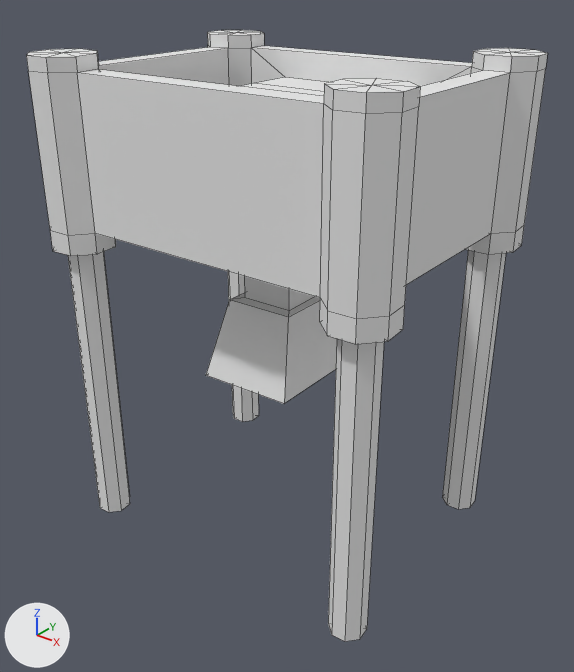
Two versions of the OBJ model Assets/hydro_press_top.obj, one commit apart.
Camera for both pictures: a 50 mm camera at (12.13, -15.17, 5.86) aimed at (0.21, -0.27, -3.37). Every picture has the same lights, and +X, +Y and +Z are marked at lower left. Mesh edges are drawn as thin lines. Where no turn or scale is listed for an object, it has been applied to the vertices.

Names of what the first picture shows: 'hydro_press_top'.
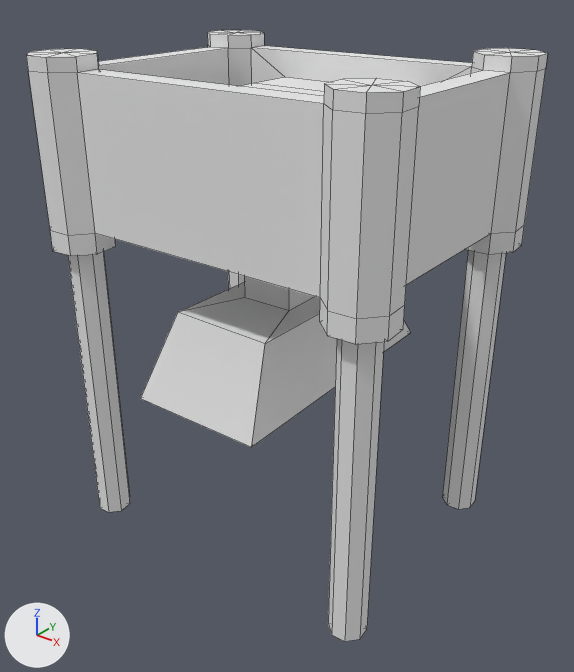
The newer file is also rescaled (x0.376), turned or shifted as a whole; pictures and numbers use the older file's frame.

The change, as a diff of the scene's bpy script:
```diff
--- a/Assets/hydro_press_top.obj.py
+++ b/Assets/hydro_press_top.obj.py
@@ me_hydro_press_top @@
 me_hydro_press_top.from_pydata(...)  # 236 vertices, 270 faces; spans x -5.05..5.05, y -4.08..4.08, z -9.05..3.73
 # used by ob_hydro_press_top; location = (0.0, 0.0, 0.0)
-me_hydro_press_top.vertices[188].co = (0.29, -0.41, -4.36)
-me_hydro_press_top.vertices[189].co = (0.27, 0.44, -4.36)
-me_hydro_press_top.vertices[190].co = (-0.3, -0.44, -4.36)
-me_hydro_press_top.vertices[191].co = (-0.32, 0.41, -4.36)
-me_hydro_press_top.vertices[192].co = (0.94, -1.13, -2.31)  # pixel (288, 317)
-me_hydro_press_top.vertices[193].co = (0.89, 1.25, -2.31)
-me_hydro_press_top.vertices[194].co = (1.31, -1.76, -4.36)  # pixel (284, 403)
-me_hydro_press_top.vertices[195].co = (1.23, 1.91, -4.36)
-me_hydro_press_top.vertices[196].co = (-0.92, -1.25, -2.31)  # pixel (229, 299)
-me_hydro_press_top.vertices[197].co = (-1.26, -1.91, -4.36)  # pixel (205, 375)
-me_hydro_press_top.vertices[198].co = (-0.97, 1.13, -2.31)
-me_hydro_press_top.vertices[199].co = (-1.34, 1.76, -4.36)
+# me_hydro_press_top part 1
+me_hydro_press_top.vertices[188].co = (0.3, -0.4, -4.36)
+me_hydro_press_top.vertices[189].co = (0.26, 0.45, -4.36)
+me_hydro_press_top.vertices[190].co = (-0.28, -0.45, -4.36)
+me_hydro_press_top.vertices[191].co = (-0.32, 0.4, -4.36)
+me_hydro_press_top.vertices[192].co = (1.45, -2.64, -2.31)  # pixel (264, 343)
+me_hydro_press_top.vertices[193].co = (1.37, 2.41, -2.31)
+me_hydro_press_top.vertices[194].co = (1.95, -3.75, -4.36)  # pixel (251, 447)
+me_hydro_press_top.vertices[195].co = (1.66, 3.8, -4.36)  # pixel (410, 332)
+me_hydro_press_top.vertices[196].co = (-1.4, -2.64, -2.31)  # pixel (177, 312)
+me_hydro_press_top.vertices[197].co = (-1.69, -3.84, -4.36)  # pixel (140, 398)
+me_hydro_press_top.vertices[198].co = (-1.48, 2.41, -2.31)
+me_hydro_press_top.vertices[199].co = (-1.98, 3.71, -4.36)
 me_hydro_press_top.materials.append(mat_initialshadinggroup)
```

Changed parts and their boxes (x1, y1, x2, y2) in the pictures (574 x 672 px; the box of a moved part takes in the faces that stretch with it):
part 1 of me_hydro_press_top, moved or reshaped
    before: (206, 293, 337, 403)
    after: (140, 282, 411, 447)
